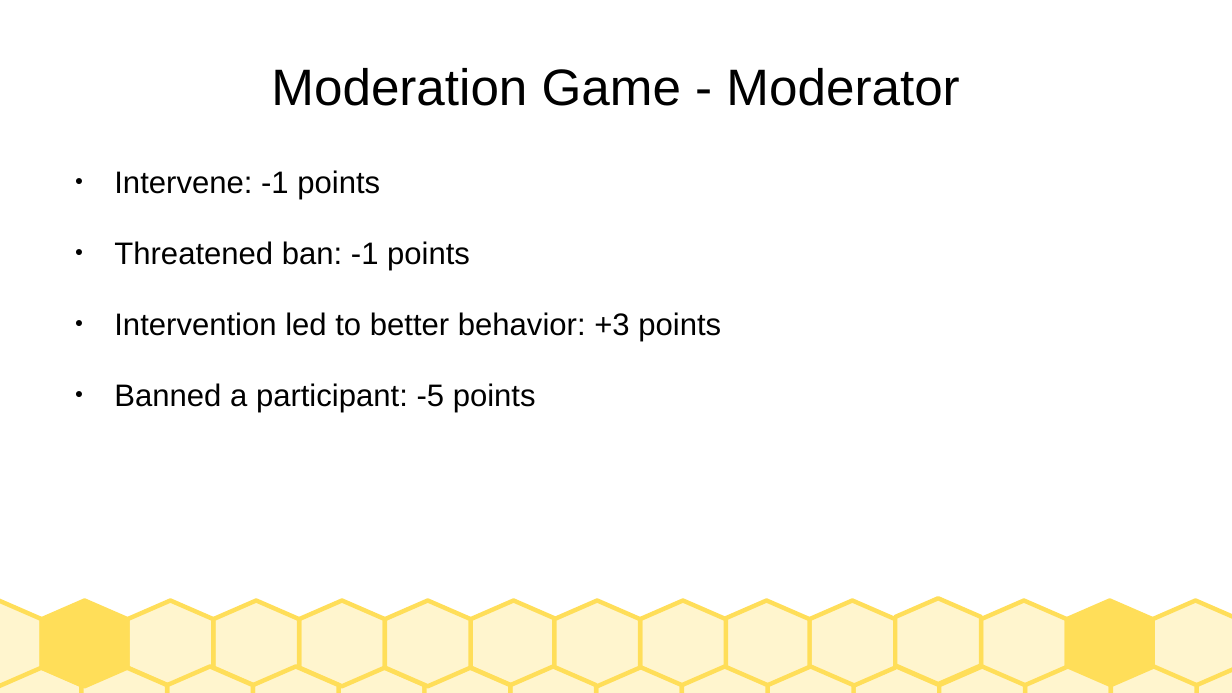
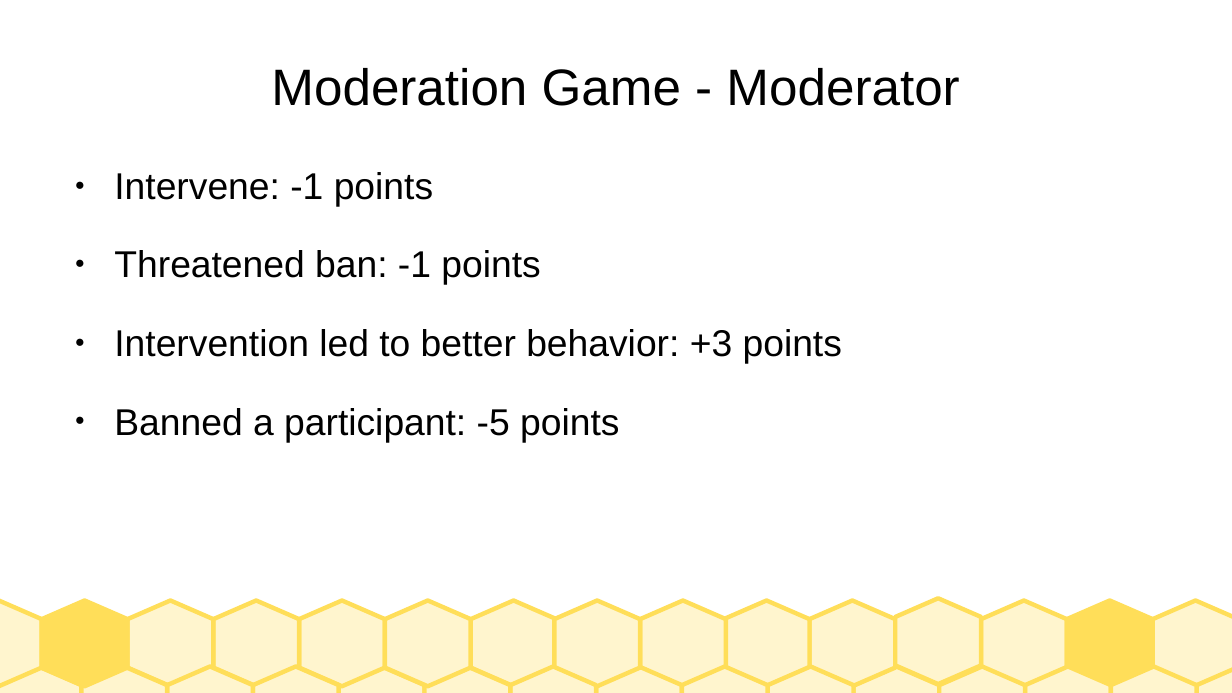
Before and after one commit to dimits-ts/llm_moderation_research, a slide deck: slide 9 of presentations/prompts.odp. Drawn at 1232x693 pixels with LibreOffice and Linux fonts; fonts in the diff are those of the drawing. Boxes give left, top, right and bottom in pixels: in the first picture for what was removed or moved away, otherwise in the second. Text is boxed around its words. In the diff, an @@ line names an element or a change of style, - is before the commit and + after.

```diff
--- a/presentations/prompts.odp
+++ b/presentations/prompts.odp
@@ text "Intervene: -1 points" at box(114, 172, 842, 442): size 20 to 24 pt @@
```
Also in this commit, not shown: 8 other slides changed.
